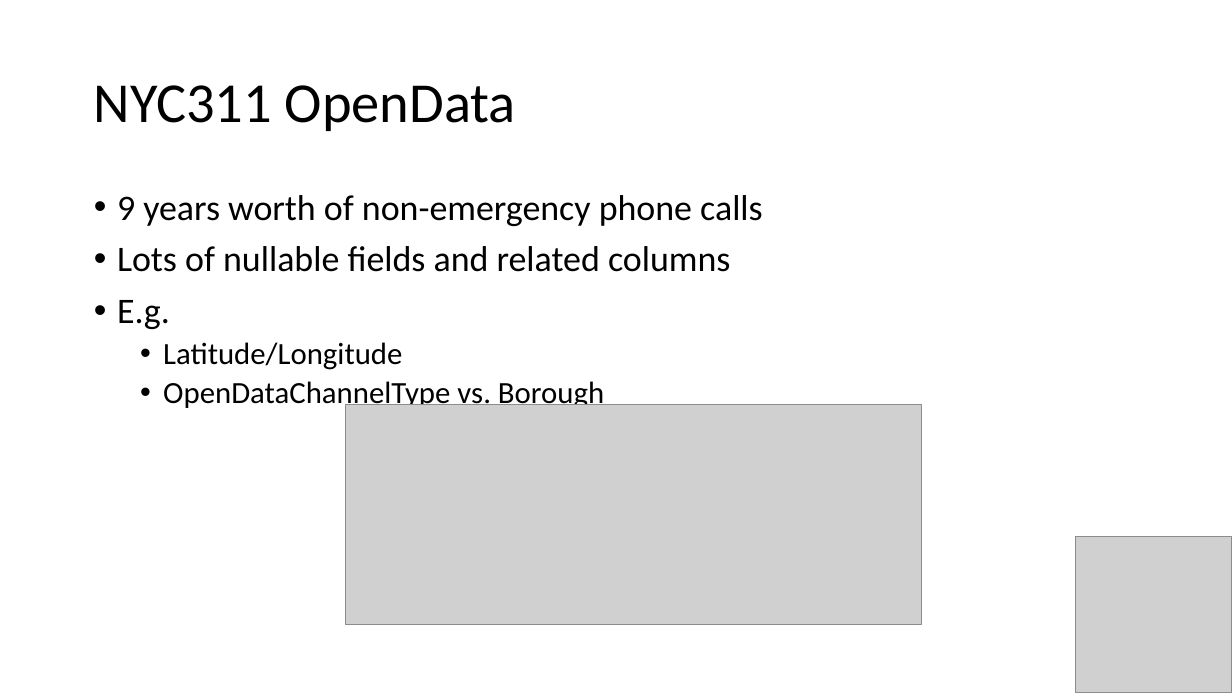
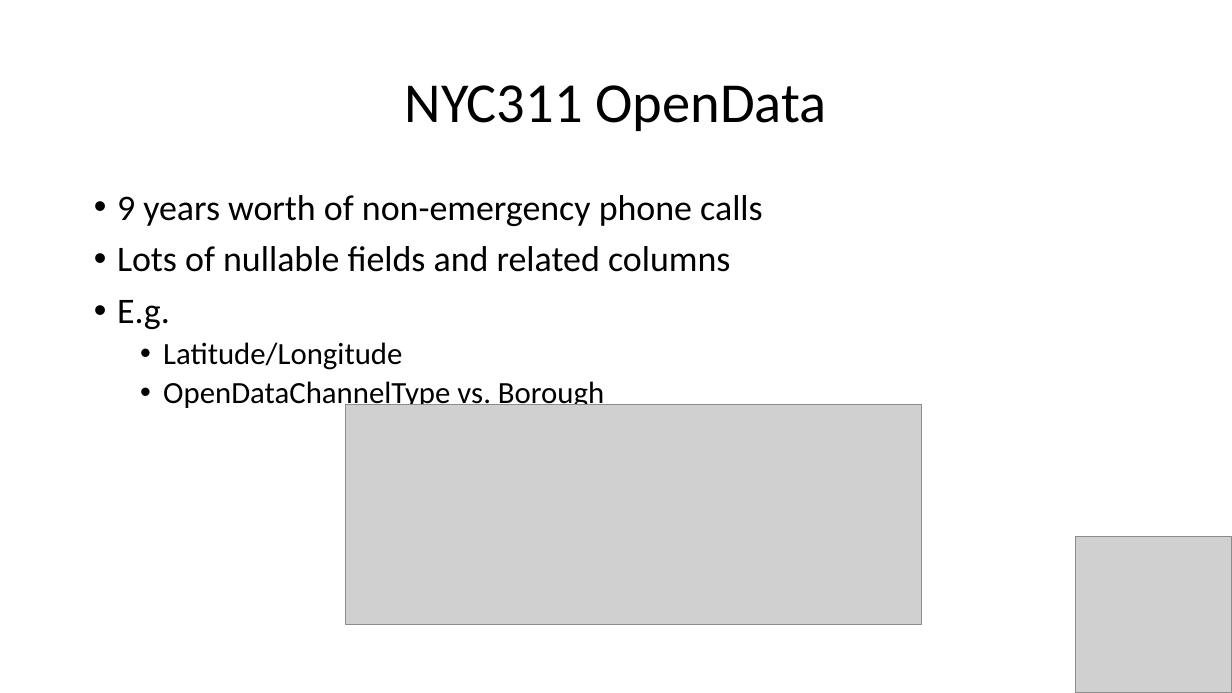
Before and after one commit to havess/daudit, a slide deck: slide 14 of midterm_presentation.pptx (slide 13 before the commit). Drawn at 1232x693 pixels with LibreOffice and Linux fonts; fonts in the diff are those of the drawing; grey boxes stand for pictures. Boxes give left, top, right and bottom in pixels: in the first picture for what was removed or moved away, otherwise in the second. Text is boxed around its words. In the diff, an @@ line names an element or a change of style, - is before the commit and + after.

```diff
--- a/midterm_presentation.pptx
+++ b/midterm_presentation.pptx
@@ title "NYC311 OpenData" at (x1=405, y1=85, x2=826, y2=131): alignment left to centre @@
```
Also in this commit, not shown: 6 other slides changed, 1 slide added, 1 slide removed.
